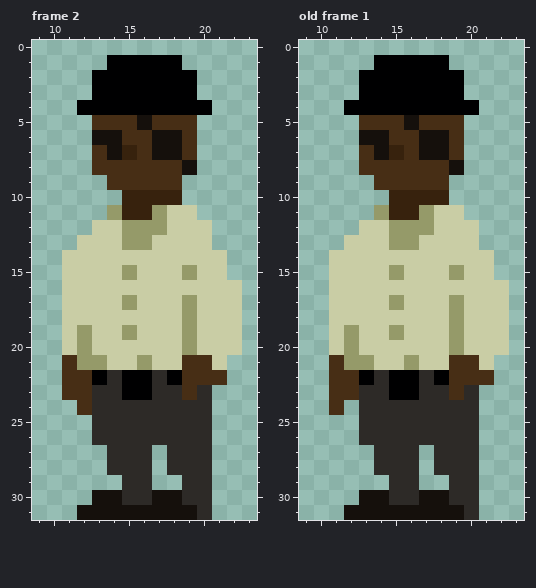
File history of a pixel-art file, assets/Actor/NPC/Quincy.ase. The first picture shows the starting point.
32x32 pixels, 3 frames. Shown: frame 2: x 9..23, y 0..31; old frame 1: x 9..23, y 0..31. The commit also changed other frames, which this record leaves out.
Now the later version:
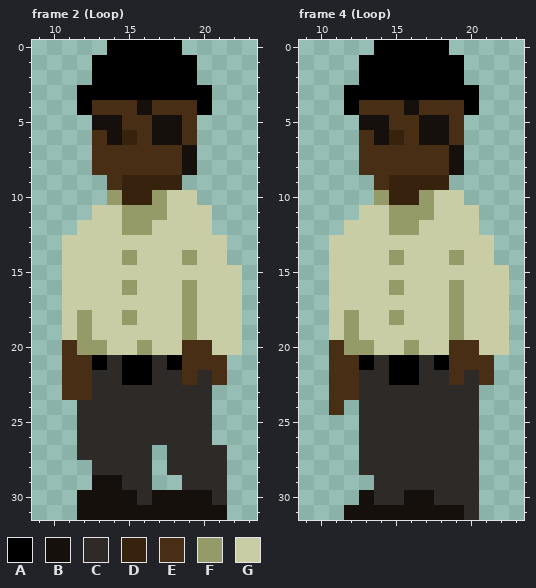
Palette (. is transparent): A #000001  B #15100c  C #2d2a27  D #37220d  E #472e15  F #959a69  G #c9cda5
A new or re-ordered frame is compared with the old frame closest to it.
Diff:
frames 3 -> 4
layer "walk" added
Changed rows in their new state; - is an unchanged pixel.
Frame 2 (Loop), layer "walk":
first column x 11:
 0 ---AAAAA----
 1 --A-----A---
 3 -A-------A--
 4 --EEEBEEE---
 5 --BB-EBB----
 6 --E-D-------
 7 ---EE-EEB---
 9 ----DDDD----
10 ---F--FGG---
11 --GGFF---G--
12 -G----G-----
13 G---GG----G-
14 ----F---F---
15 ----G---G--G
16 ----F---F---
17 ----G-------
18 -F--F-------
19 ----G-------
20 E-F--F--EE--
21 -EACAACA--E-
22 --C----C-C--
23 ----CC--C---
24 -C----------
25 -C----------
26 -C----------
27 -CC-------C-
28 --C-------C-
29 --BB------C-
30 -B--B---BBC-
31 ---------BB-
Frame 4 (Loop) is new; against old frame 1, layer "walk":
first column x 11:
 0 ---AAAAA----
 1 --A-----A---
 3 -A-------A--
 4 --EEEBEEE---
 5 --BB-EBB----
 6 --E-D-------
 7 ---EE-EEB---
 9 ----DDDD----
10 ---F--FGG---
11 --GGFF---G--
12 -G----G-----
13 G---GG----G-
14 ----F---F---
15 ----G---G--G
16 ----F---F---
17 ----G-------
18 -F--F-------
19 ----G-------
20 E-F--F--EE--
21 -EACAACA--E-
22 --C----C-C--
23 ----CC--C---
first column x 13:
27 C---C-
28 C---C-
29 -C--CC
30 -C-B-C
Where, in picture pixels (left, top, right, bottom), the same in both pictures:
changed: (62, 40, 242, 520)
changed: (329, 40, 509, 400)
changed: (359, 445, 449, 505)
